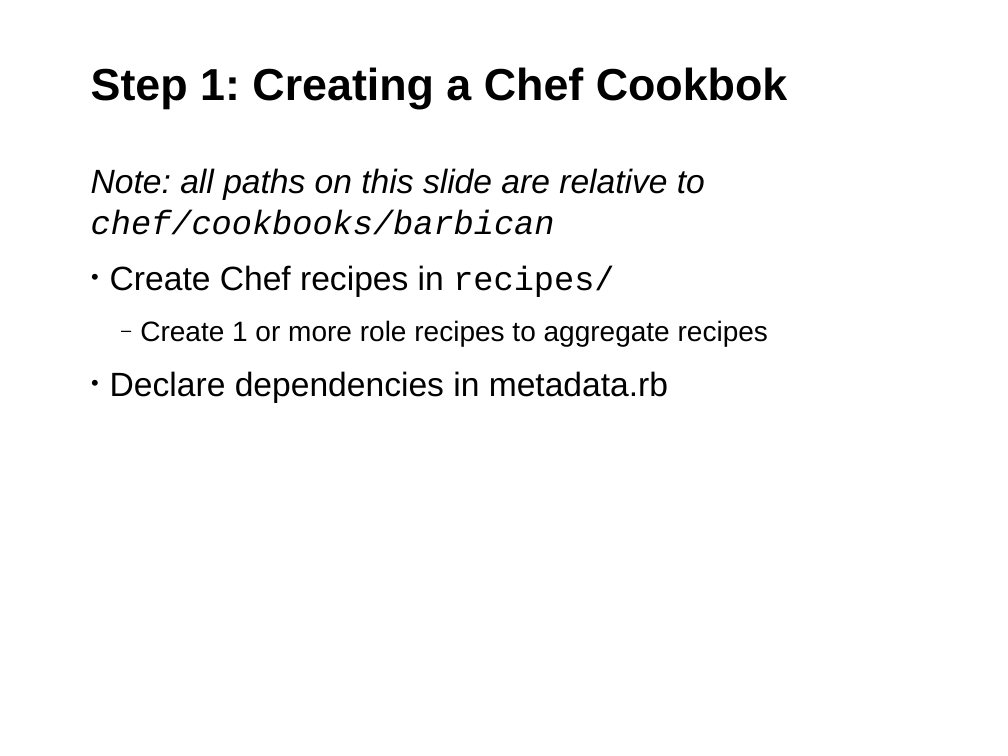
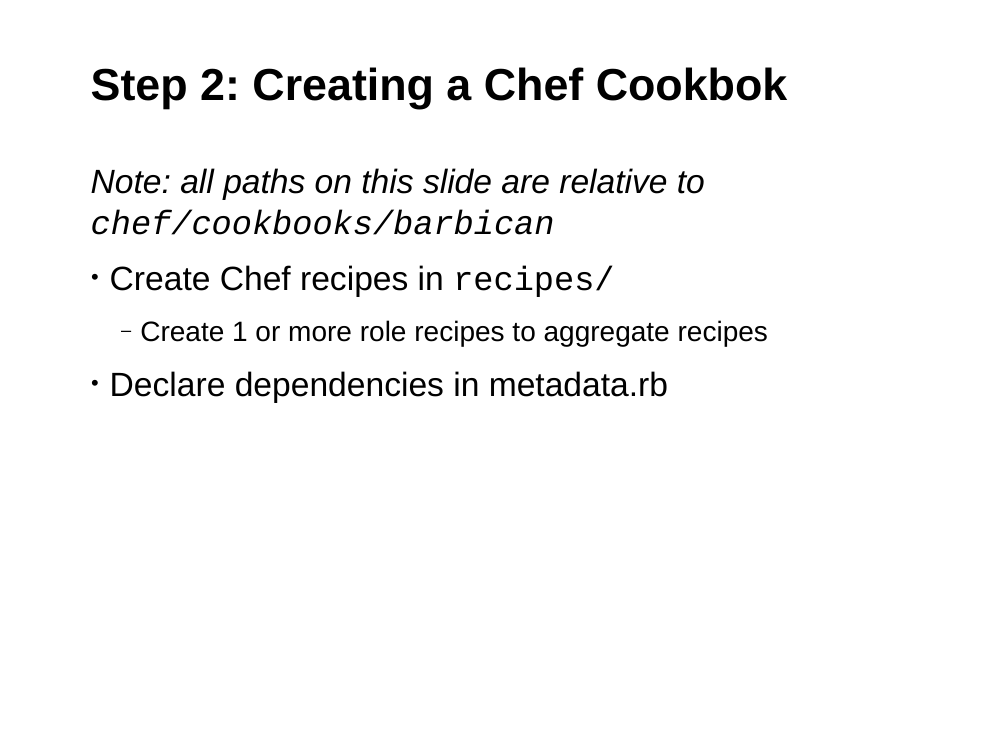
Before and after one commit to jgrassler/talks, a slide deck: slide 21 of crowbar-101/presentation.odp. Drawn at 1008x756 pixels with LibreOffice and Linux fonts; fonts in the diff are those of the drawing; background and template pictures are left out. Boxes give left, top, right and bottom in pixels: in the first picture for what was removed or moved away, otherwise in the second. Text is boxed around its words. In the diff, an @@ line names an element or a change of style, - is before the commit and + after.

```diff
--- a/crowbar-101/presentation.odp
+++ b/crowbar-101/presentation.odp
@@ title at <box>91,67,788,109</box>: text changed @@
-Step 1: Creating a Chef Cookbok
+Step 2: Creating a Chef Cookbok
```
Also in this commit, not shown: 2 other slides changed, 3 other files.
